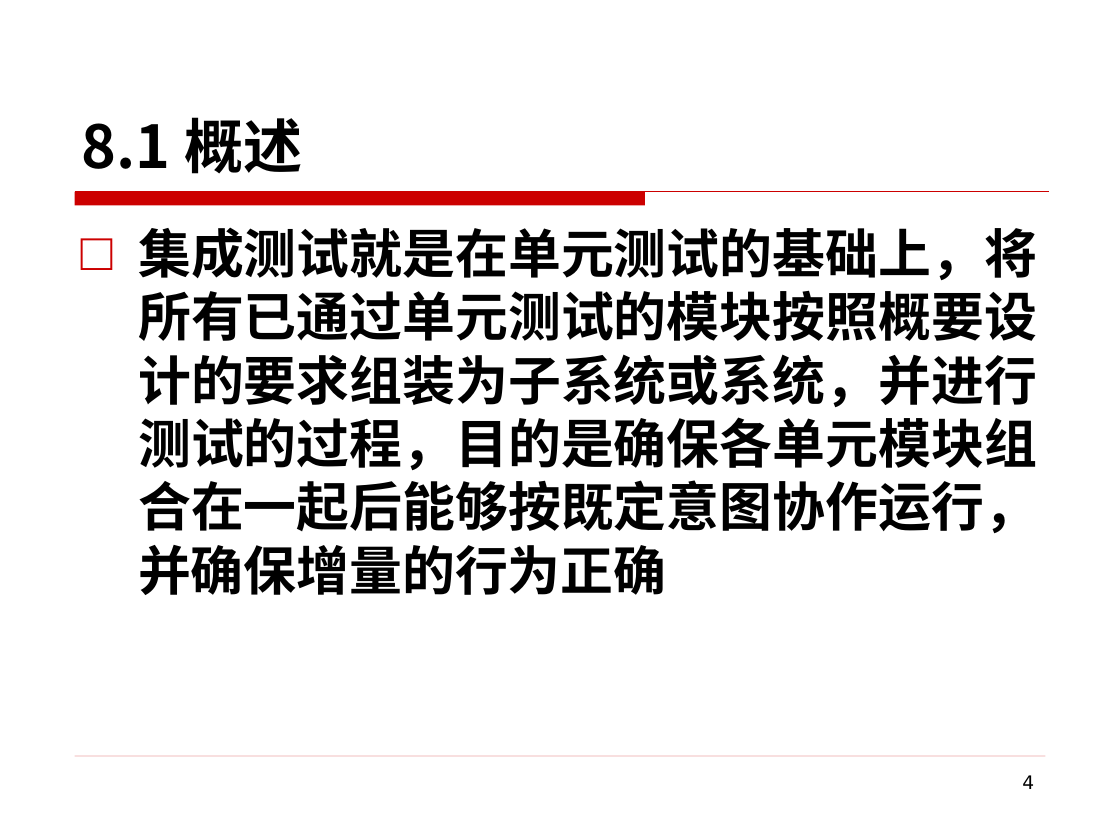
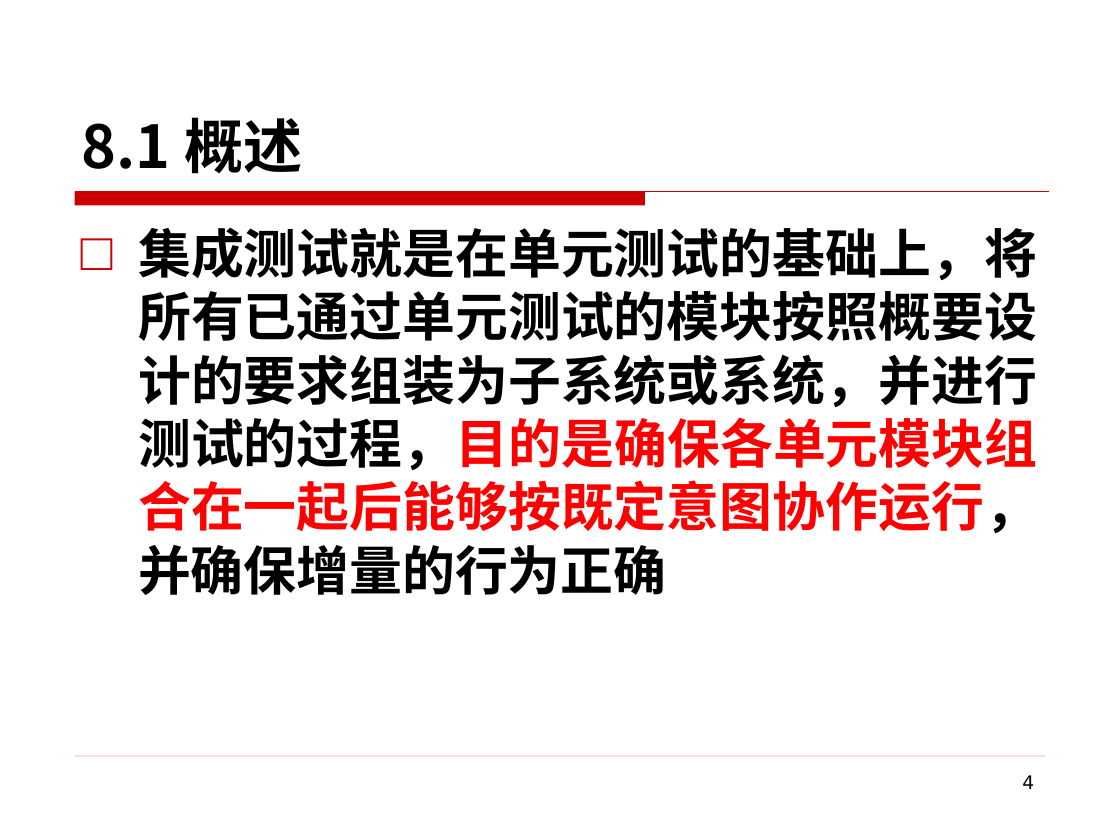
Before and after one commit to edu2act/course-foundation-software-tesing, a slide deck: slide 4 of PPT/第三部分 软件测试应用/8 集成测试.pptx. Drawn at 1120x840 pixels with LibreOffice and Linux fonts; fonts in the diff are those of the drawing; background and template pictures are left out. Boxes give left, top, right and bottom in pixels: in the first picture for what was removed or moved away, otherwise in the second. Text is boxed around its words. In the diff, an @@ line names an element or a change of style, - is before the commit and + after.

Commit message:
系统测试

```diff
--- a/PPT/第三部分 软件测试应用/8 集成测试.pptx
+++ b/PPT/第三部分 软件测试应用/8 集成测试.pptx
@@ text "集成测试就是在单元测试的基础上，将所有已通过单元测试的模块按照概要设计的要求组装为子系统或系统，并进行测试的过程，目的是 ..." at box(138, 227, 1038, 595): text colour #000000 to #FF0000 in "集成测试就是在单元测试的基础上，将所有已通过单元测试的模块按照概要设计的要求组装为子系统或系统，并进行测试的过程，目的是 ..." @@
```
Also in this commit, not shown: 5 other slides changed, 7 other files.
